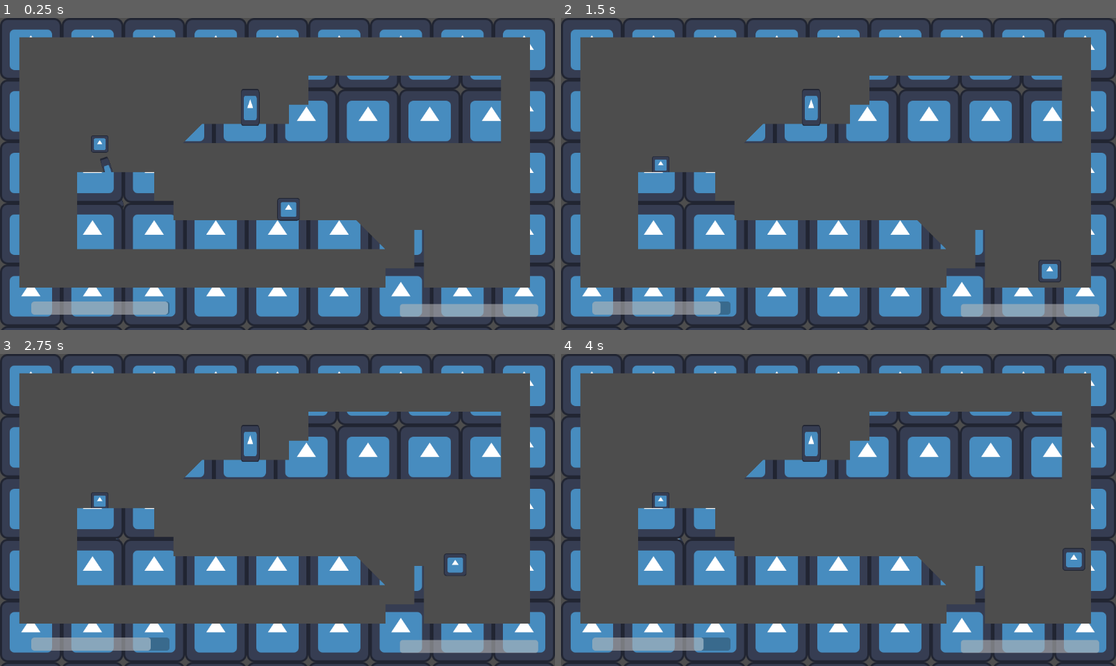
Above: before the commit, frames 1-4 (two rows, left to right).
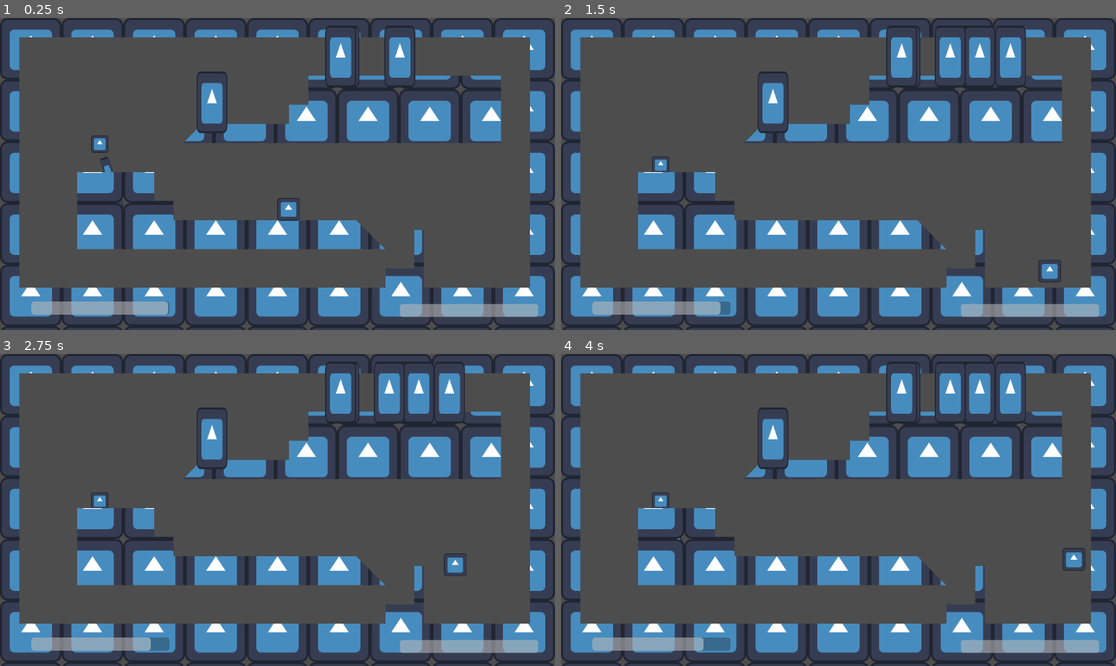
Above: after the commit, the same moments.

Repository: Kurooco/trijam348
Game: Godot game, scene res://scenes/level_1.tscn
Two runs of this game, one before a commit and one after it. Both use one fixed random seed, a clock stepped at 60 frames per second and the inputs below. The engine's default icon, where the game draws it, is replaced by a stand-in: a white triangle on a blue panel in a dark square.
Inputs:
- Up to frame 1 (0.25 s): no input
- Up to frame 2 (1.5 s): hold D (right_f) from 0.53 s (still down); tap W (jump_f) at 0.77 s
- Up to frame 3 (2.75 s): tap W (jump_f) at 1.52 s; release D (right_f) at 2.03 s; hold A (left_f) from 2.03 s (still down)
- Up to frame 4 (4 s): release A (left_f) at 2.78 s; hold D (right_f) from 2.78 s (still down); tap W (jump_f) at 3.02, 3.77 s

The runs differ from the first frame. In frame 1, 2.6% of the frame differs, in the area x 35-75%, y 2-37%; in frame 2, 4.0%, in the area x 35-84%, y 2-37%; in frame 3, 4.0%; in frame 4, 4.0%.

Commit message:
added trees

Diff:
--- a/project.godot
+++ b/project.godot
@@ -19,6 +19,8 @@
 
 fire=""
 person=""
+tree_spawner=""
+tree=""
 
 [input]
 
--- a/scenes/level_1.gd
+++ b/scenes/level_1.gd
@@ -2,6 +2,8 @@
 
 @export var collision_node : Node
 @export var texture : Texture
+
+var last_tree_spanwer = null
 
 # Called when the node enters the scene tree for the first time.
 func _ready():
@@ -13,8 +15,17 @@
 		shape.position = col.position
 		shape.texture_repeat = CanvasItem.TEXTURE_REPEAT_ENABLED
 		collision_node.add_child(shape)
-
+	var s = get_tree().get_nodes_in_group("tree_spawner")[0]
+	s.spawn_trees()
+	s.trees_removed.connect(new_trees.bind(s))
 
 # Called every frame. 'delta' is the elapsed time since the previous frame.
-func _process(delta):
-	pass
+func new_trees(ps):
+	ps.trees_removed.disconnect(new_trees)
+	var ts_list = get_tree().get_nodes_in_group("tree_spawner")
+	if(is_instance_valid(ps)):
+		ts_list.erase(ps)
+	var s = ts_list.pick_random()
+	s.spawn_trees()
+	s.trees_removed.connect(new_trees.bind(s))
+	await s.trees_spawned
--- a/scenes/level_1.tscn
+++ b/scenes/level_1.tscn
@@ -1,11 +1,17 @@
-[gd_scene load_steps=7 format=3 uid="uid://uoxqxlnund4b"]
+[gd_scene load_steps=8 format=3 uid="uid://uoxqxlnund4b"]
 
 [ext_resource type="PackedScene" uid="uid://31daujt3lhts" path="res://scenes/person.tscn" id="1_014kd"]
 [ext_resource type="Script" uid="uid://cmhtdk12wkdnl" path="res://scenes/level_1.gd" id="1_bswci"]
 [ext_resource type="Texture2D" uid="uid://cyff6a50y5yhy" path="res://icon.svg" id="2_rus8k"]
 [ext_resource type="PackedScene" uid="uid://bx4o43qth1rfd" path="res://scenes/fire.tscn" id="4_5xbjy"]
-[ext_resource type="PackedScene" uid="uid://7tkupanahbib" path="res://scenes/weapon_area.tscn" id="5_4nkto"]
-[ext_resource type="PackedScene" uid="uid://ch05j52xcwhdh" path="res://scenes/tree.tscn" id="6_fcfvj"]
+[ext_resource type="PackedScene" uid="uid://hks6mc1xiqi1" path="res://scenes/tree_spawner.tscn" id="6_fcfvj"]
+[ext_resource type="PackedScene" uid="uid://b7oopn7xguivr" path="res://scenes/tree_2.tscn" id="6_pa8r4"]
+
+[sub_resource type="Curve2D" id="Curve2D_4nkto"]
+_data = {
+"points": PackedVector2Array(0, 0, 0, 0, 420, 420, 0, 0, 0, 0, 660, 420)
+}
+point_count = 2
 
 [node name="Level1" type="Node2D" node_paths=PackedStringArray("collision_node")]
 script = ExtResource("1_bswci")
@@ -36,7 +42,10 @@
 [node name="CharacterBody2D" parent="." instance=ExtResource("4_5xbjy")]
 position = Vector2(600, 340)
 
-[node name="WeaponArea" parent="." instance=ExtResource("5_4nkto")]
+[node name="TreeSpawner" parent="." instance=ExtResource("6_fcfvj")]
 
-[node name="Tree" parent="." instance=ExtResource("6_fcfvj")]
-position = Vector2(519.839, 211.285)
+[node name="TreeSpawner2" parent="." instance=ExtResource("6_fcfvj")]
+curve = SubResource("Curve2D_4nkto")
+
+[node name="Tree2" parent="." instance=ExtResource("6_pa8r4")]
+position = Vector2(440, 215)
--- a/scenes/tree_2.tscn
+++ b/scenes/tree_2.tscn
@@ -1,7 +1,30 @@
-[gd_scene load_steps=3 format=3 uid="uid://b7oopn7xguivr"]
+[gd_scene load_steps=6 format=3 uid="uid://b7oopn7xguivr"]
 
 [ext_resource type="PackedScene" uid="uid://dl7ed1erl7kmp" path="res://scenes/hurt_area.tscn" id="1_wmt7p"]
 [ext_resource type="Script" uid="uid://e143hv8k1u0b" path="res://scripts/tree.gd" id="2_rokvb"]
+[ext_resource type="PackedScene" uid="uid://mjqwrsmls811" path="res://scenes/health_component.tscn" id="3_rokvb"]
+[ext_resource type="Texture2D" uid="uid://cyff6a50y5yhy" path="res://icon.svg" id="3_w7snq"]
 
-[node name="Tree2" instance=ExtResource("1_wmt7p")]
+[sub_resource type="RectangleShape2D" id="RectangleShape2D_yrm5o"]
+size = Vector2(40, 110)
+
+[node name="Tree2" node_paths=PackedStringArray("health_component") groups=["tree"] instance=ExtResource("1_wmt7p")]
+collision_layer = 8
 script = ExtResource("2_rokvb")
+health_component = NodePath("HealthComponent")
+hurt_only_on_pass = true
+
+[node name="Sprite2D" type="Sprite2D" parent="." index="1"]
+position = Vector2(0, -40)
+scale = Vector2(0.5, 1)
+texture = ExtResource("3_w7snq")
+
+[node name="HealthComponent" parent="." index="2" instance=ExtResource("3_rokvb")]
+max_health = 3.0
+
+[node name="CollisionShape2D" type="CollisionShape2D" parent="." index="3"]
+position = Vector2(0, -45)
+shape = SubResource("RectangleShape2D_yrm5o")
+
+[connection signal="hurt" from="." to="." method="_on_hurt"]
+[connection signal="killed" from="HealthComponent" to="." method="_on_health_component_killed"]
--- /dev/null
+++ b/scenes/tree_spawner.gd
@@ -0,0 +1,21 @@
+extends Path2D
+
+var spawned_trees = 0
+signal trees_spawned
+signal trees_removed
+
+func spawn_trees():
+	for i in range(randi_range(3, 10)):
+		var tree : Node = load("res://scenes/tree_2.tscn").instantiate()
+		$Point.progress_ratio = randf()
+		tree.global_position = $Point.global_position
+		tree.tree_exiting.connect(remove_tree)
+		get_tree().current_scene.call_deferred("add_child",tree)
+		spawned_trees += 1
+		await get_tree().create_timer(.1).timeout
+	trees_spawned.emit()
+
+func remove_tree():
+	spawned_trees -= 1
+	if(spawned_trees <= 0):
+		trees_removed.emit()
--- /dev/null
+++ b/scenes/tree_spawner.tscn
@@ -0,0 +1,16 @@
+[gd_scene load_steps=3 format=3 uid="uid://hks6mc1xiqi1"]
+
+[ext_resource type="Script" uid="uid://btv11lxq53bog" path="res://scenes/tree_spawner.gd" id="1_obko8"]
+
+[sub_resource type="Curve2D" id="Curve2D_1nrl8"]
+_data = {
+"points": PackedVector2Array(0, 0, 0, 0, 700, 120, 0, 0, 0, 0, 940, 120)
+}
+point_count = 2
+
+[node name="TreeSpawner" type="Path2D" groups=["tree_spawner"]]
+curve = SubResource("Curve2D_1nrl8")
+script = ExtResource("1_obko8")
+
+[node name="Point" type="PathFollow2D" parent="."]
+position = Vector2(700, 120)
--- a/scripts/health_component.gd
+++ b/scripts/health_component.gd
@@ -11,7 +11,6 @@
 
 func change_health(amount):
 	health += amount
-	print_debug(health)
 	if(health <= 0):
 		killed.emit()
 		health = 0
--- a/scripts/hurt_area.gd
+++ b/scripts/hurt_area.gd
@@ -8,11 +8,13 @@
 signal hurt(amount)
 
 var invincible = false
+var disabled = false
 @onready var invincible_timer = $InvincibleTimer
 
 
 func hit(amount: float):
-	if(!invincible):
+	if(!invincible && !disabled):
+		print_debug(name)
 		hurt.emit(amount)
 		health_component.change_health(-amount)
 		if($InvincibleTimer.wait_time > 0):
--- a/scripts/tree.gd
+++ b/scripts/tree.gd
@@ -2,6 +2,9 @@
 
 
 func _on_health_component_killed():
+	hide()
+	disabled = true
+	await get_tree().create_timer(1).timeout
 	queue_free()
 
 
--- a/scripts/wood_piece.gd
+++ b/scripts/wood_piece.gd
@@ -8,7 +8,7 @@
 func _ready():
 	fire = get_tree().get_nodes_in_group("fire")[0]
 	var move_tween = create_tween()
-	move_tween.tween_property(self, "position", position+Vector2(randf_range(-100, 100), randf_range(-100, 100)), 1).set_trans(Tween.TRANS_CUBIC).set_ease(Tween.EASE_IN)
+	move_tween.tween_property(self, "position", position+Vector2(randf_range(-100, 100), randf_range(-100, 100)), .3).set_trans(Tween.TRANS_CUBIC).set_ease(Tween.EASE_OUT)
 	move_tween.finished.connect(start_move)
 
 func start_move():
Not shown, added: scenes/tree_spawner.gd.uid
